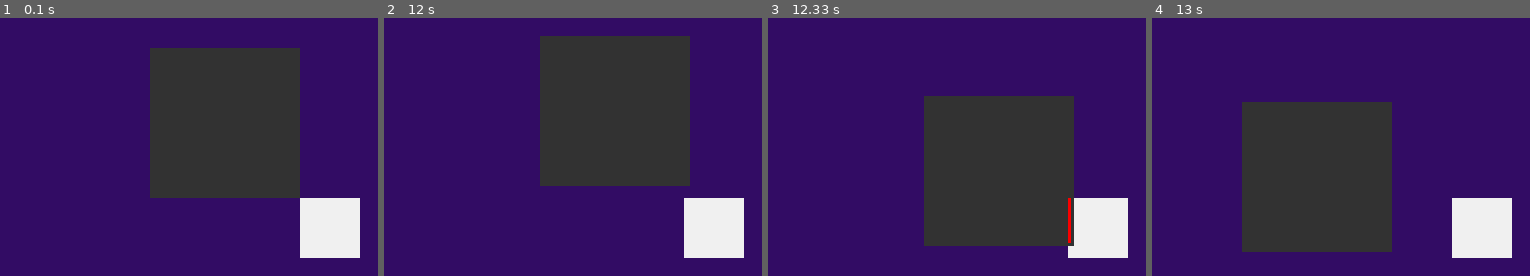
Above: before the commit, frames 1-4 (left to right).
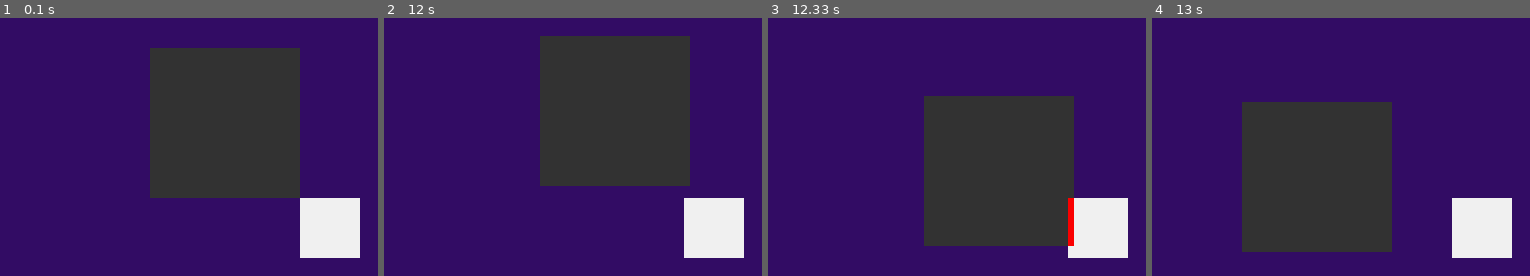
Above: after the commit, the same moments.

Repository: finnstamer/pygameInformatik
Game: pygame game, started from game.py
The game is run twice, just before and just after one commit, with the same random seed, the same clock (stepped at 60 frames per second) and the same inputs.
Inputs:
- Up to frame 1 (0.1 s): no input
- Up to frame 2 (12 s): hold Left 0.33-0.87 s; hold Down 0.9-1.2 s; hold Left 1.23-1.63 s; hold Up 1.67-2.03 s; hold Right 2.07-2.7 s; hold Down 2.73-3.1 s; hold Left 3.13-3.6 s; hold Right 3.63-4.1 s; hold Up 4.13-4.43 s; hold Right 4.47-4.93 s; hold Left 4.97-5.5 s; hold Down 5.53-5.83 s; hold Left 5.87-6.27 s; hold Up 6.3-6.67 s; hold Right 6.7-7.33 s; hold Down 7.37-7.73 s; hold Left 7.77-8.23 s; hold Right 8.27-8.73 s; hold Up 8.77-9.07 s; hold Right 9.1-9.57 s; hold Left 9.6-10.13 s; hold Down 10.17-10.47 s; hold Left 10.5-10.9 s; hold Up 10.93-11.3 s; hold Right 11.33-11.97 s
- Up to frame 3 (12.33 s): hold Down from 12 s (still down)
- Up to frame 4 (13 s): release Down at 12.37 s; hold Left 12.4-12.87 s; hold Right from 12.9 s (still down)

Frames 1-2 are identical in both runs. In frame 3, 0.2% of the frame differs, in the area x 79-81%, y 69-89%; in frame 4, nothing differs.

Commit message:
Fixed Intervall
Allowed point to be exactly on Intervall to be seen as being contained by the Intervall

Diff:
--- a/base/object/Rectangle.py
+++ b/base/object/Rectangle.py
@@ -28,10 +28,10 @@
         return self
 
     def onXIntervall(self, x: int):
-        return self.upperLeft.x < x < self.upperRight.x
+        return self.upperLeft.x <= x <= self.upperRight.x
 
     def onYIntervall(self, y: int):
-        return self.upperLeft.y < y < self.lowerLeft.y
+        return self.upperLeft.y <= y <= self.lowerLeft.y
 
     def contains(self, vector: pygame.Vector2):
         return self.onXIntervall(vector.x) and self.onYIntervall(vector.y)
--- a/base/object/collision.py
+++ b/base/object/collision.py
@@ -8,11 +8,12 @@
         self.collisionRect = pygame.Rect(0, 0, 0, 0)
         self.dir = 0 #top clockwise
 
+    # register each pixel of a that shares its coordinates with b
     def check(self, a: Rectangle, b: Rectangle) -> bool:
-        # check for each pixel that shares its coordinates with b
         uL = None
         uR = None
         lL = None
+
         for y in range(int(a.upperLeft.y), int(a.lowerLeft.y)):
             for x in range(int(a.upperLeft.x), int(a.upperRight.x)):
                 vec = pygame.Vector2(x, y)
@@ -27,5 +28,4 @@
             self.collided = True
             self.collisionRect = pygame.Rect(uL.x, uL.y, uR.x - uL.x, lL.y - uL.y)
             print(uL, uR, lL)
-            return True
-        return False
+        return self.collided
--- a/game.py
+++ b/game.py
@@ -40,7 +40,6 @@
     wallRec = Rectangle().byRect(wall.rect)
     collided = collision.check(wallRec, playerRec)
     if collided:
-        # print("Collided")
         pygame.draw.rect(screen, (250, 0, 0), collision.collisionRect)
 
     pygame.display.flip()
